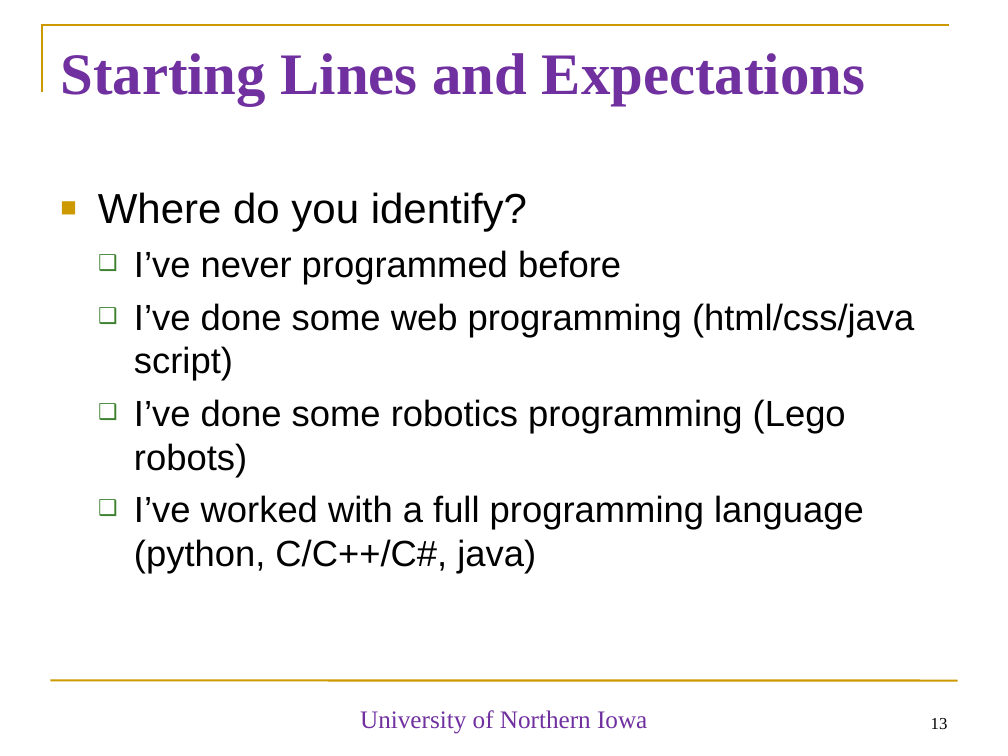
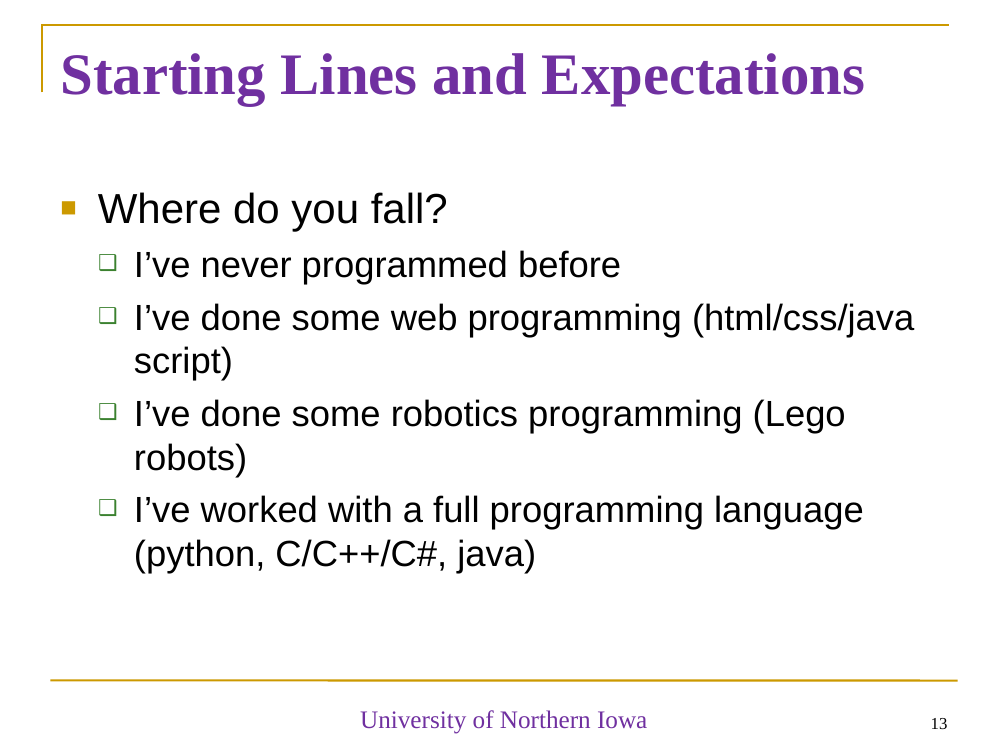
Before and after one commit to diesburg/cs1510_sp25, a slide deck: slide 13 of sessions/intro/intro.ppt. Drawn at 1008x756 pixels with LibreOffice and Linux fonts; fonts in the diff are those of the drawing. Boxes give left, top, right and bottom in pixels: in the first picture for what was removed or moved away, otherwise in the second. Text is boxed around its words. In the diff, an @@ line names an element or a change of style, - is before the commit and + after.

```diff
--- a/sessions/intro/intro.ppt
+++ b/sessions/intro/intro.ppt
@@ text at box(98, 192, 448, 232): text changed @@
-■ Where do you identify?
+■ Where do you fall?
```
Also in this commit, not shown: 1 other slide changed.
